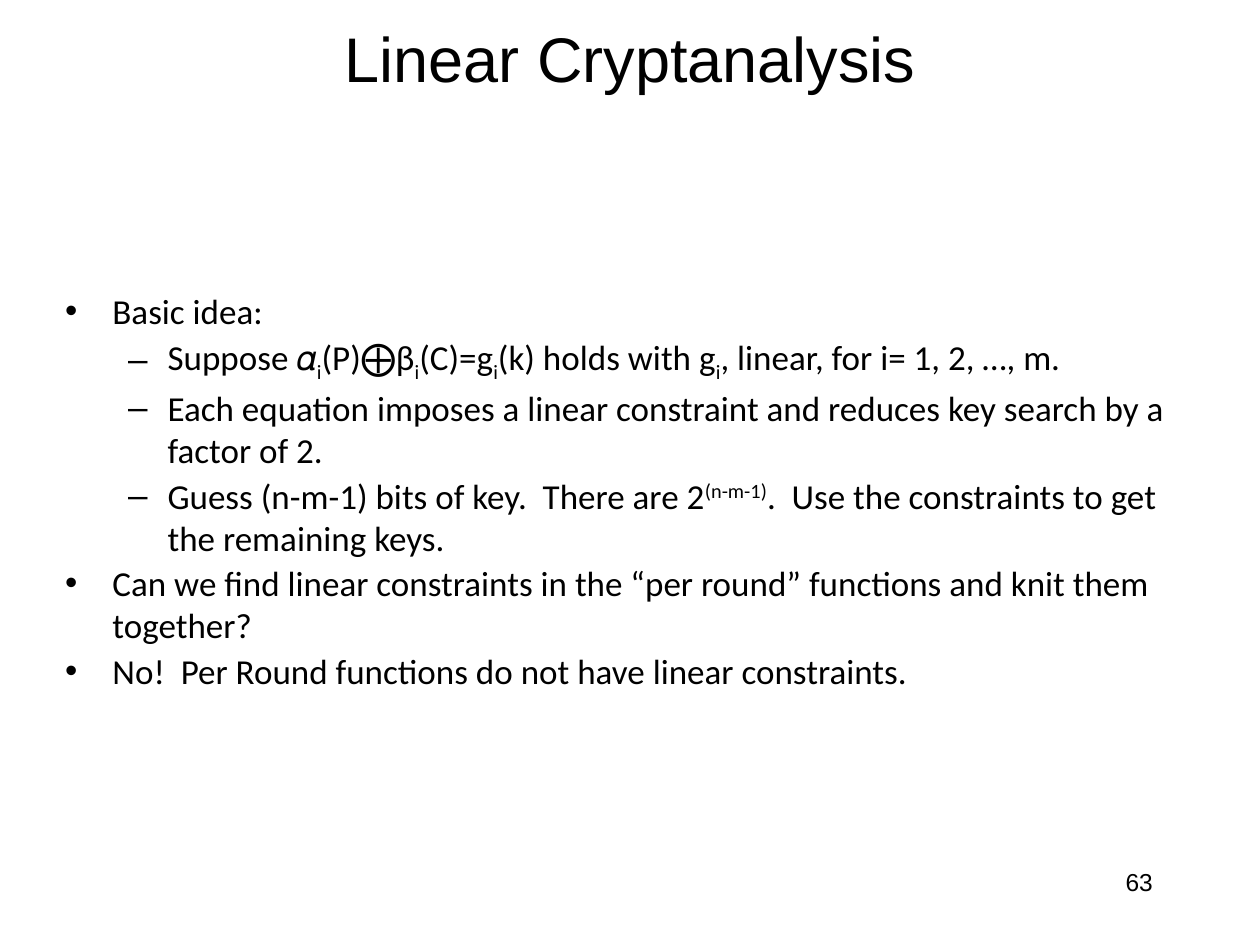
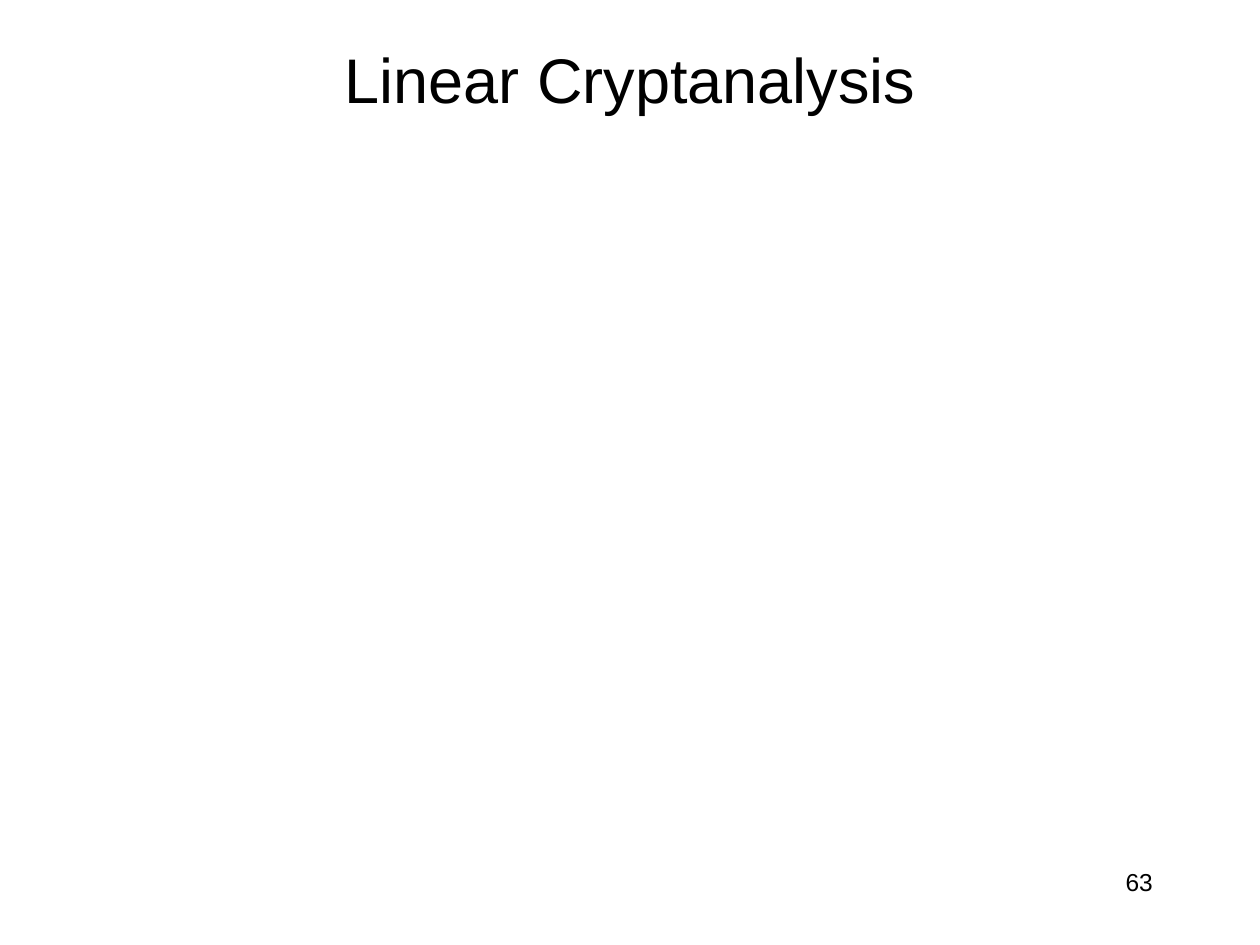
Before and after one commit to jlmucb/class_notes, a slide deck: slide 63 of BerkeleyClass/CS290Spring2013/Lectures/Cryptoclass3.pptx. Drawn at 1260x945 pixels with LibreOffice and Linux fonts; fonts in the diff are those of the drawing; grey boxes stand for pictures. Boxes give left, top, right and bottom in pixels: in the first picture for what was removed or moved away, otherwise in the second. Text is boxed around its words. In the diff, an @@ line names an element or a change of style, - is before the commit and + after.

```diff
--- a/BerkeleyClass/CS290Spring2013/Lectures/Cryptoclass3.pptx
+++ b/BerkeleyClass/CS290Spring2013/Lectures/Cryptoclass3.pptx
@@ title "Linear Cryptanalysis": place and size @@
-title "Linear Cryptanalysis" at <box>345,36,915,94</box>
+title "Linear Cryptanalysis" at <box>345,57,915,115</box>
@@ text removed at <box>112,299,1164,685</box> @@
-• Basic idea:
-  – Suppose 𝛼i(P)⨁βi(C)=gi(k) holds with gi, linear, for i= 1, 2, …, m.
-  – Each equation imposes a linear constraint and reduces key search by a factor of 2.
-  – Guess (n-m-1) bits of key. There are 2(n-m-1). Use the constraints to get the remaining keys.
-• Can we find linear constraints in the “per round” functions and knit them together?
-• No! Per Round functions do not have linear constraints.
```
Also in this commit, not shown: 24 other slides changed, 1 other file.
